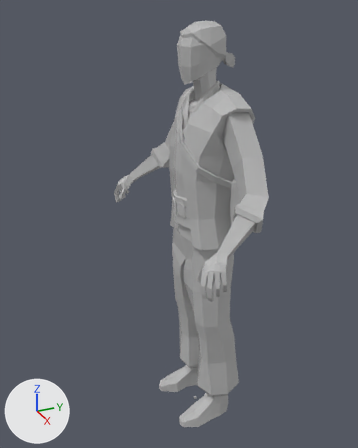
The FBX model k2Engine-master/GameTemplate/Game/Assets/modelData/player.fbx as it was, and as the next commit left it.
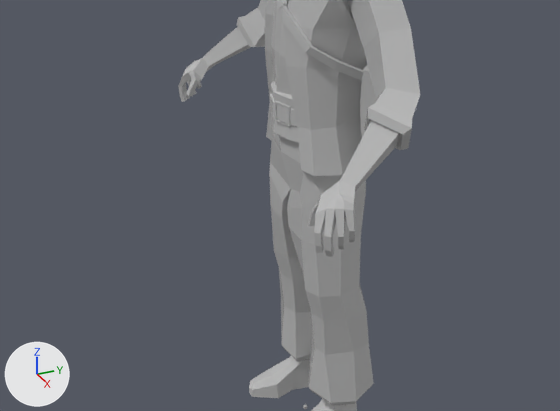
Each version is shown whole from a 50 mm lens placed at (4.37, -2.2, 4.69), pointed at (-0.04, -0.21, 2.48), then close up on the part from 0% to 100% of the width and 31% to 89% of the height. Arrows for +X, +Y and +Z are at lower left; the lights stay in place. Where no turn or scale is listed for an object, it has been applied to the vertices.

In view in the first close-up: 'Rio'.
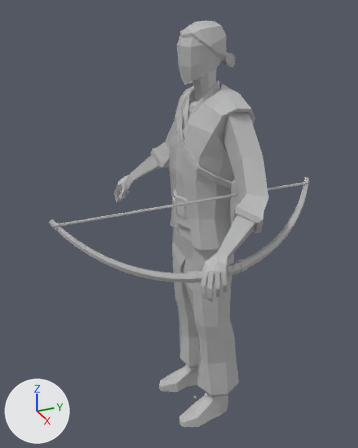
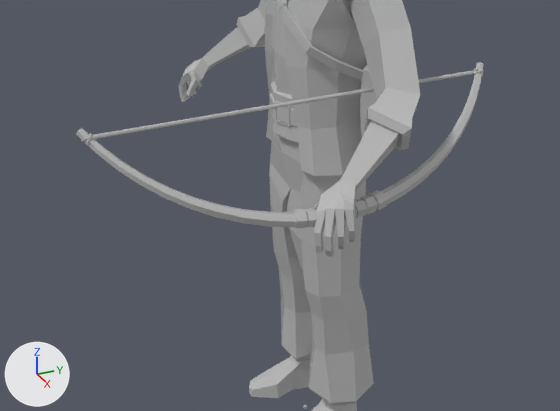
What differs and where, as boxes [x1, y1, x2, y2] in the close-ups (560 x 411 px):
'Bow', added: after [76, 62, 484, 228]

Diff of the bpy script that builds the scene:
```diff
--- a/k2Engine-master/GameTemplate/Game/Assets/modelData/player.fbx.py
+++ b/k2Engine-master/GameTemplate/Game/Assets/modelData/player.fbx.py
@@ mat_01___default_001 @@
+mat_01___default_001 = principled_material('01 - Default.001')
+mat_01___default_001.base_color = (0.5, 0.5, 0.5)  # grey #bcbcbc
+mat_01___default_001.roughness = 0.0
@@ me_mesh_001 @@
+me_mesh_001.from_pydata(...)  # 514 vertices, 988 faces; spans x -0.53..0.05, y -1.28..1.28, z -0.05..0.53
+me_mesh_001.materials.append(mat_01___default_001)  # grey #bcbcbc
@@ ob_bow @@
+ob_bow = bpy.data.objects.new('Bow', me_mesh_001)
+ob_bow.location = (1.143, -0.381, 2.54)
```
